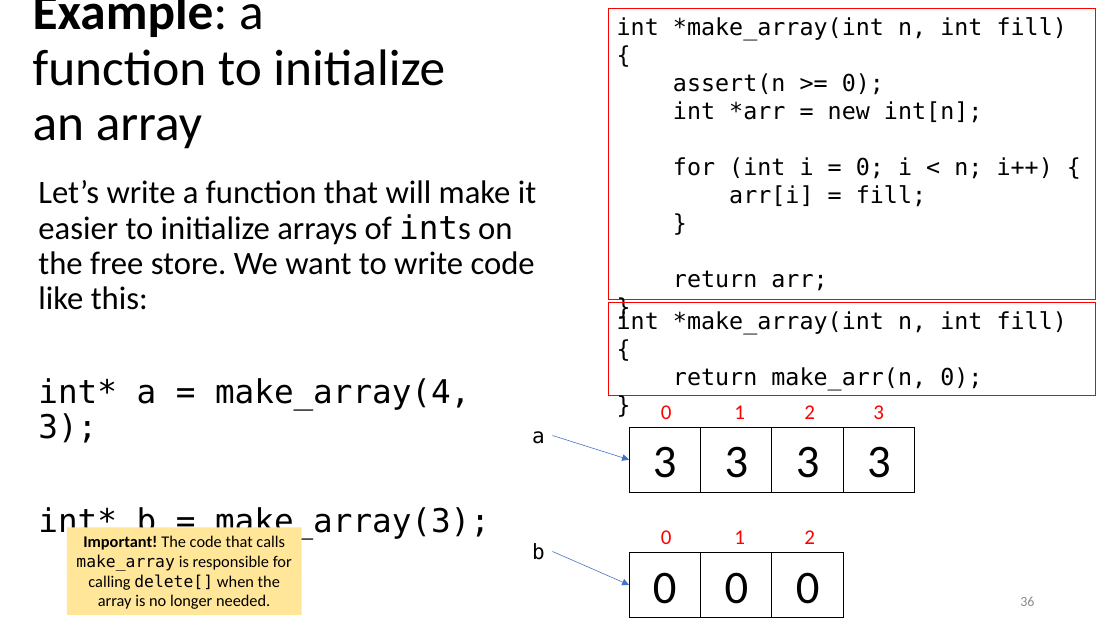
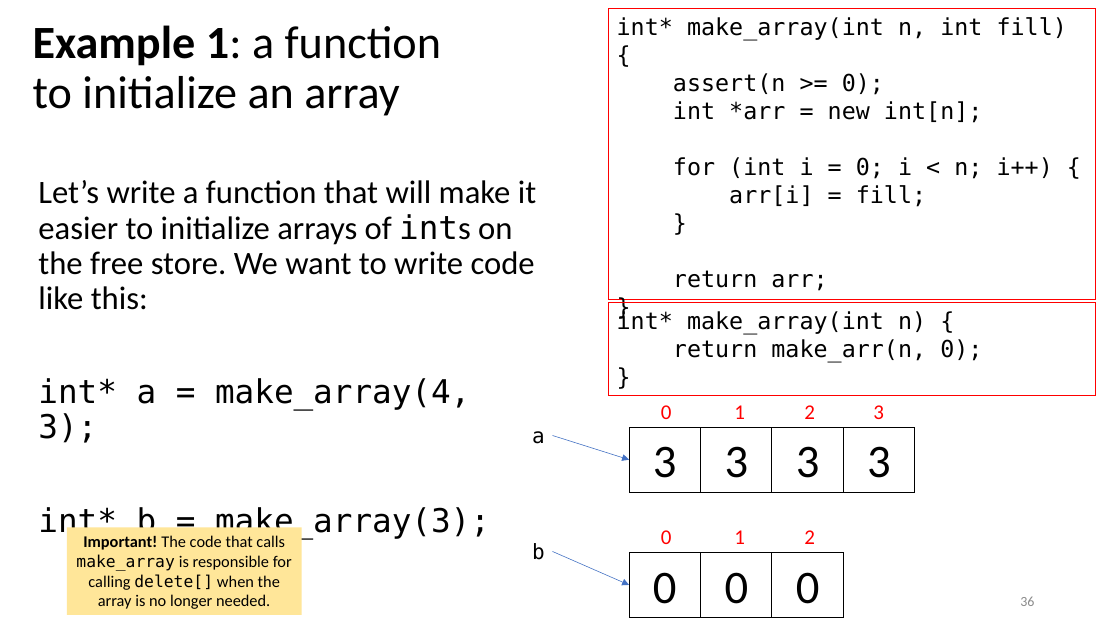
Before and after one commit to tjd1234/cmpt135spring2024, a slide deck: slide 36 of sample_code/week3/week3_cmpt135.pptx. Drawn at 1120x630 pixels with LibreOffice and Linux fonts; fonts in the diff are those of the drawing. Boxes give left, top, right and bottom in pixels: in the first picture for what was removed or moved away, otherwise in the second. Text is boxed around its words. In the diff, an @@ line names an element or a change of style, - is before the commit and + after.

```diff
--- a/sample_code/week3/week3_cmpt135.pptx
+++ b/sample_code/week3/week3_cmpt135.pptx
@@ title at box(33, 25, 441, 116): text changed; size 44 to 39.6 pt @@
-Example: a function to initialize an array
+Example 1: a function to initialize an array
@@ text in rectangle at box(617, 17, 1067, 41): spaces changed @@
-int *make_array(int n, int fill) {
+int* make_array(int n, int fill) {
@@ text in rectangle at box(617, 310, 926, 335): text changed @@
-int *make_array(int n, int fill) {
+int* make_array(int n) {
```
Also in this commit, not shown: 15 other slides changed, 3 slides added, 1 slide removed, 2 other files.
